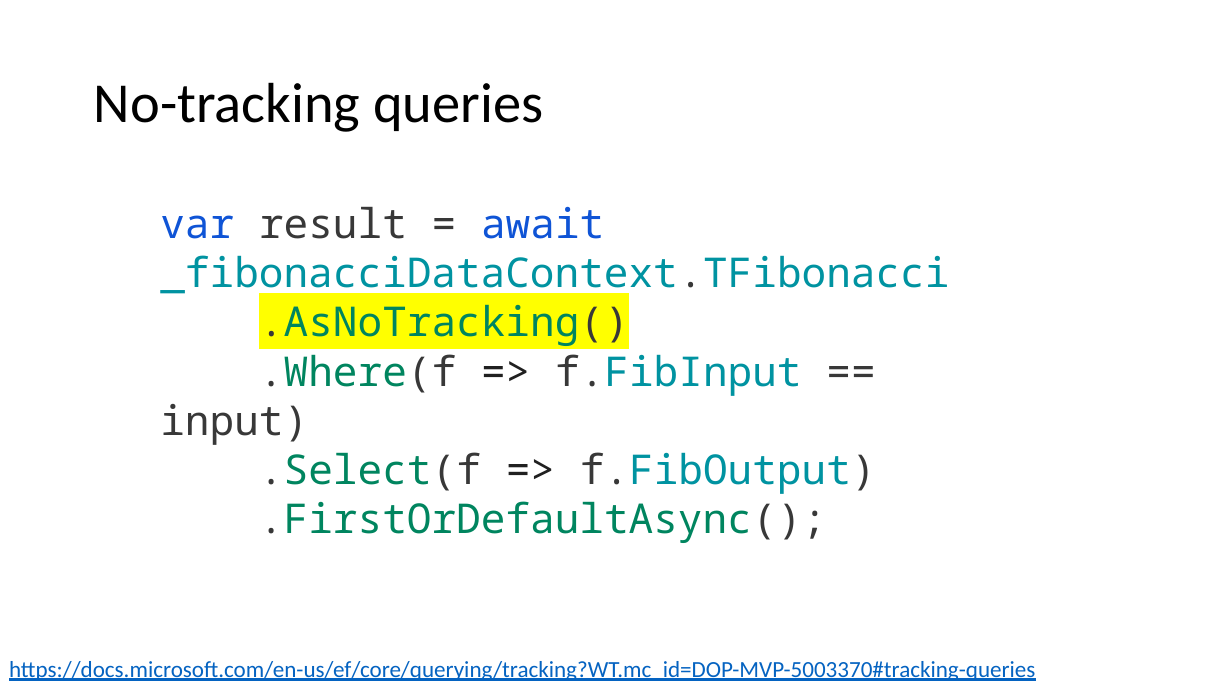
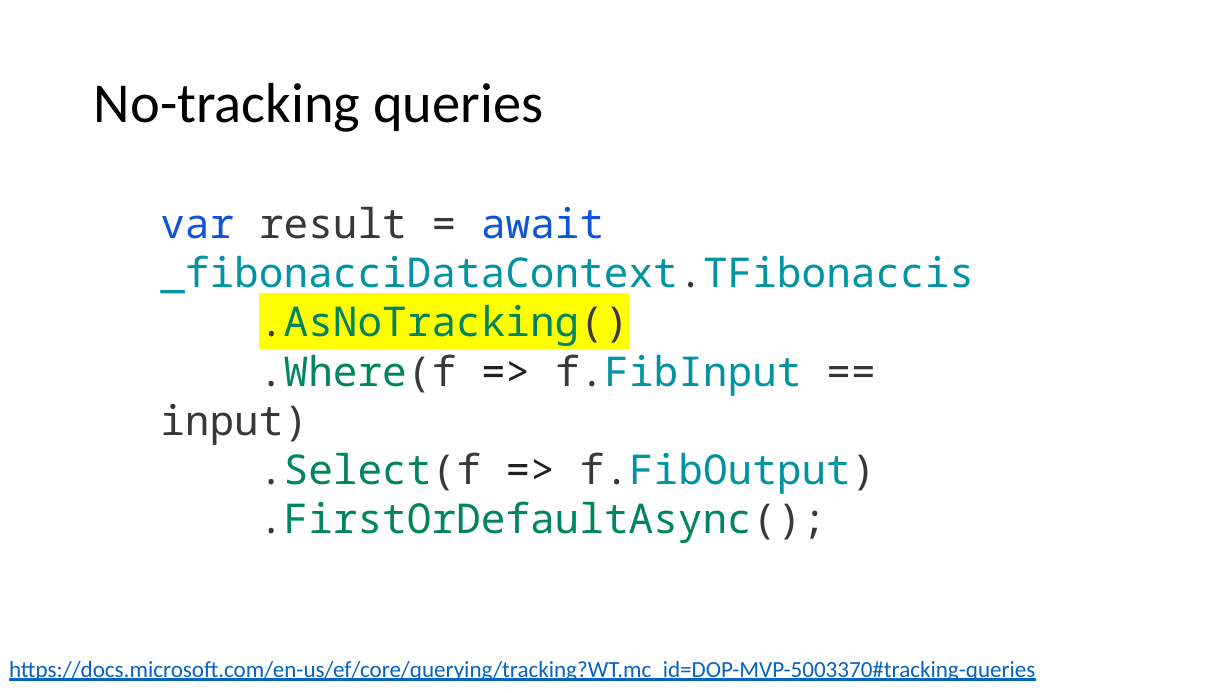
Before and after one commit to guillaume-chervet/course.dotnet, a slide deck: slide 157 of documentations/dotnet6.pptx. Drawn at 1232x693 pixels with LibreOffice and Linux fonts; fonts in the diff are those of the drawing. Boxes give left, top, right and bottom in pixels: in the first picture for what was removed or moved away, otherwise in the second. Text is boxed around its words. In the diff, an @@ line names an element or a change of style, - is before the commit and + after.

```diff
--- a/documentations/dotnet6.pptx
+++ b/documentations/dotnet6.pptx
@@ text at box(160, 206, 974, 543): text changed @@
-var result = await _fibonacciDataContext.TFibonacci
-.AsNoTracking()
-.Where(f => f.FibInput == input)
-.Select(f => f.FibOutput)
-.FirstOrDefaultAsync();
+var result = await _fibonacciDataContext.TFibonaccis
+.AsNoTracking()
+.Where(f => f.FibInput == input)
+.Select(f => f.FibOutput)
+.FirstOrDefaultAsync();
```
Also in this commit, not shown: 10 other slides changed.
